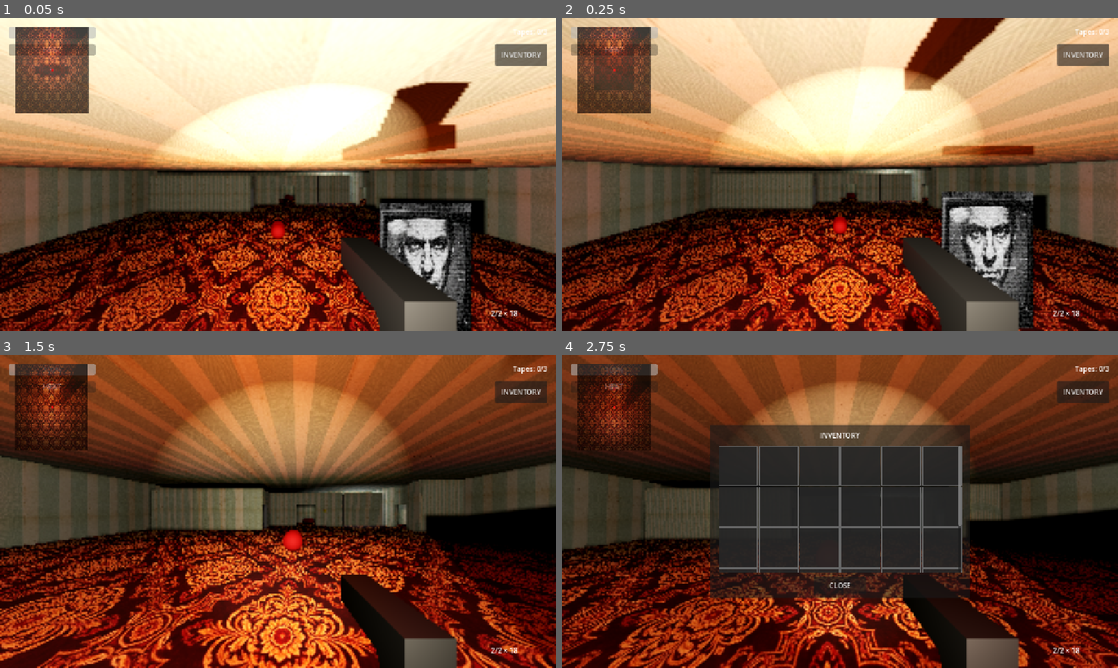
Above: before the commit, frames 1-4 (two rows, left to right).
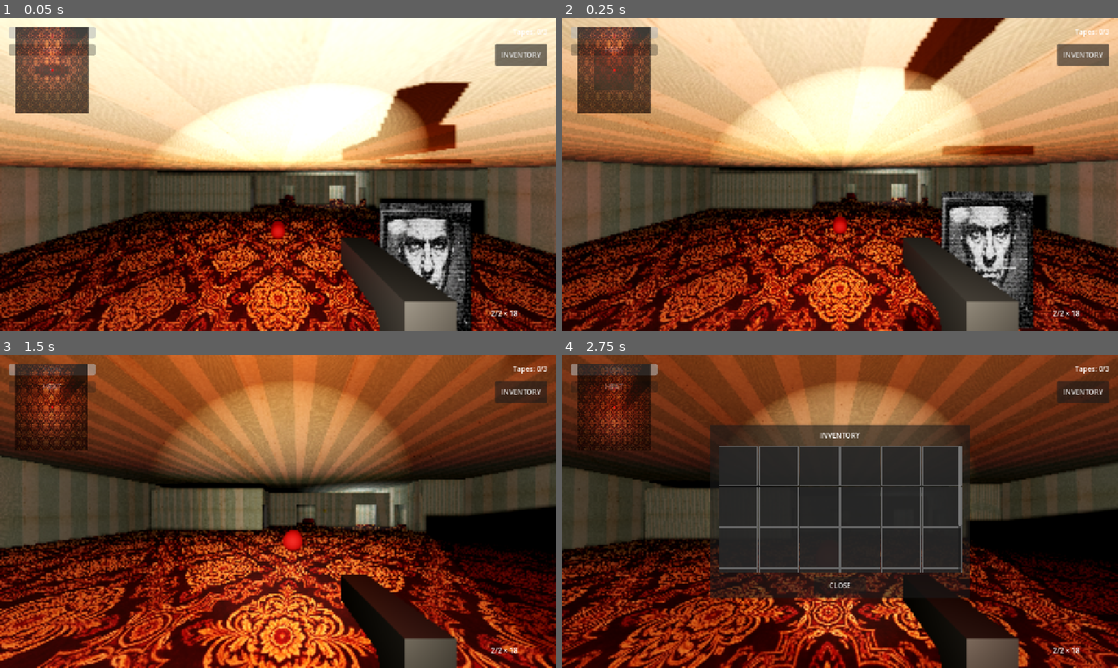
Above: after the commit, the same moments.

Repository: sergesvalov/alex_fight
Game: Godot game, scene res://scenes/levels/hotel_siberia/hotel_level_4.tscn
The game is run twice, just before and just after one commit, with the same random seed, the same clock (stepped at 60 frames per second) and the same inputs. Sound files missing from this copy of the repository are replaced by a short silence.
Inputs (mouse positions are in pixels of both pictures, inside the frame that each line leads up to):
- Up to frame 1 (0.05 s): no input
- Up to frame 2 (0.25 s): no input
- Up to frame 3 (1.5 s): tap Enter at 0.5 s; move the mouse to (305, 511) at 0.52 s; hold Up (ui_up) from 0.53 s (still down); click (305, 511) at 0.6 s; move the mouse to (250, 511) at 1.27 s; tap E at 1.35 s
- Up to frame 4 (2.75 s): keep holding Up (ui_up); move the mouse to (851, 505) at 2.02 s; tap I at 2.1 s

The runs differ from the first frame. In frame 1, 0.7% of the frame differs, in the area x 52-67%, y 48-62%; in frame 2, 0.6%; in frame 3, 1.2%, in the area x 55-75%, y 40-56%; in frame 4, less than 0.1%.

Commit message:
feat: add elevator shaft block scene to Hotel Siberia level

Diff:
--- a/scenes/levels/hotel_siberia/blocks/elevator_shaft.tscn
+++ b/scenes/levels/hotel_siberia/blocks/elevator_shaft.tscn
@@ -1,7 +1,6 @@
 [gd_scene load_steps=5 format=3]
 
 [ext_resource type="Texture2D" path="res://assets/textures/hotel_wallpaper.jpg" id="1_wallpaper"]
-[ext_resource type="PackedScene" path="res://entities/props/elevator_door.tscn" id="2_elev_doors"]
 [ext_resource type="Script" path="res://scripts/levels/blocks/block.gd" id="3_script"]
 
 [sub_resource type="StandardMaterial3D" id="StandardMaterial3D_wall"]
@@ -10,7 +9,7 @@
 roughness = 0.9
 
 [sub_resource type="BoxOccluder3D" id="BoxOccluder3D_Wall"]
-size = Vector3(4.0, 3.5, 0.6)
+size = Vector3(4.7, 3.5, 5.0)
 
 [node name="ElevatorShaftBlock" type="Node3D"]
 script = ExtResource("3_script")
@@ -19,32 +18,31 @@
 use_collision = true
 collision_layer = 2
 
-[node name="SideCorrNorthWall" type="CSGBox3D" parent="ElevatorGeometry"]
-transform = Transform3D(1, 0, 0, 0, 1, 0, 0, 0, 1, 0, 1.75, 0)
-size = Vector3(4.0, 3.5, 0.6)
+[node name="ElevatorWestWall" type="CSGBox3D" parent="ElevatorGeometry"]
+transform = Transform3D(1, 0, 0, 0, 1, 0, 0, 0, 1, -2.25, 1.75, 2.5)
+size = Vector3(0.2, 3.5, 5.0)
 material = SubResource("StandardMaterial3D_wall")
 
-[node name="ElevatorDoorHole" type="CSGBox3D" parent="ElevatorGeometry/SideCorrNorthWall"]
-transform = Transform3D(1, 0, 0, 0, 1, 0, 0, 0, 1, 0, -0.65, 0)
-operation = 2
-size = Vector3(1.4, 2.2, 1.0)
-
-[node name="ElevatorShaftBox" type="CSGBox3D" parent="ElevatorGeometry"]
-transform = Transform3D(1, 0, 0, 0, 1, 0, 0, 0, 1, 0, 1.75, 2.0)
-size = Vector3(4.0, 3.5, 4.0)
+[node name="ElevatorEastWall" type="CSGBox3D" parent="ElevatorGeometry"]
+transform = Transform3D(1, 0, 0, 0, 1, 0, 0, 0, 1, 2.25, 1.75, 2.5)
+size = Vector3(0.2, 3.5, 5.0)
 material = SubResource("StandardMaterial3D_wall")
 
-[node name="ElevatorHole" type="CSGBox3D" parent="ElevatorGeometry"]
-transform = Transform3D(1, 0, 0, 0, 1, 0, 0, 0, 1, 0, 1.75, 2.0)
+[node name="ElevatorSouthWall" type="CSGBox3D" parent="ElevatorGeometry"]
+transform = Transform3D(1, 0, 0, 0, 1, 0, 0, 0, 1, 0, 1.75, 4.9)
+size = Vector3(4.7, 3.5, 0.2)
+material = SubResource("StandardMaterial3D_wall")
+
+[node name="ElevatorDoorHole" type="CSGBox3D" parent="ElevatorGeometry"]
+transform = Transform3D(1, 0, 0, 0, 1, 0, 0, 0, 1, 0, 1.1, 4.9)
 operation = 2
-size = Vector3(3.8, 3.5, 3.8)
+size = Vector3(2.0, 2.2, 1.0)
 
 [node name="ElevatorLight" type="OmniLight3D" parent="."]
-transform = Transform3D(1, 0, 0, 0, 1, 0, 0, 0, 1, 0, 2.75, 0.5)
+transform = Transform3D(1, 0, 0, 0, 1, 0, 0, 0, 1, 0, 2.75, 2.5)
 light_color = Color(0.9, 0.95, 1, 1)
 omni_range = 8.0
 
-
 [node name="OccluderInstance3D" type="OccluderInstance3D" parent="."]
-transform = Transform3D(1, 0, 0, 0, 1, 0, 0, 0, 1, 0, 1.75, 0)
+transform = Transform3D(1, 0, 0, 0, 1, 0, 0, 0, 1, 0, 1.75, 2.5)
 occluder = SubResource("BoxOccluder3D_Wall")
